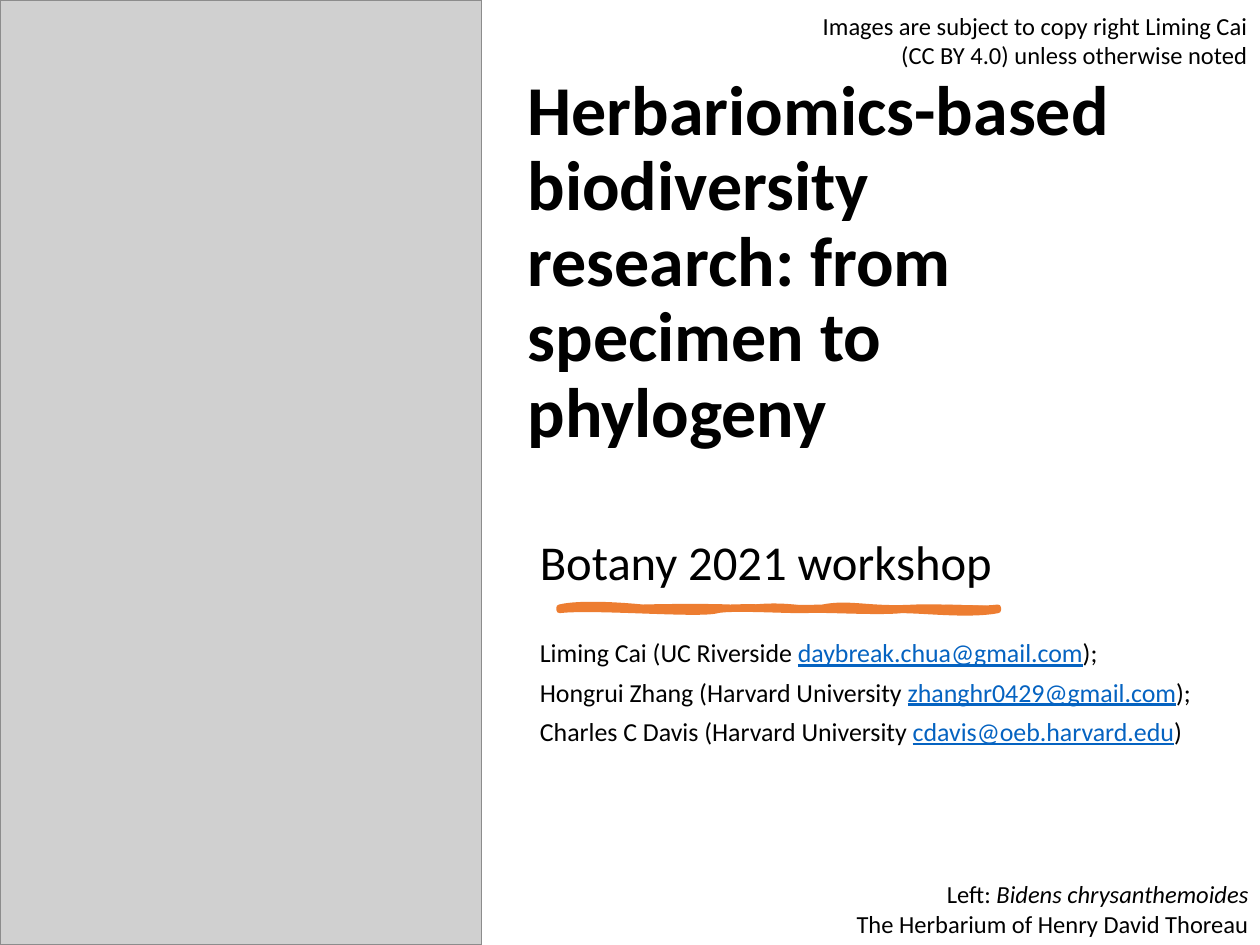
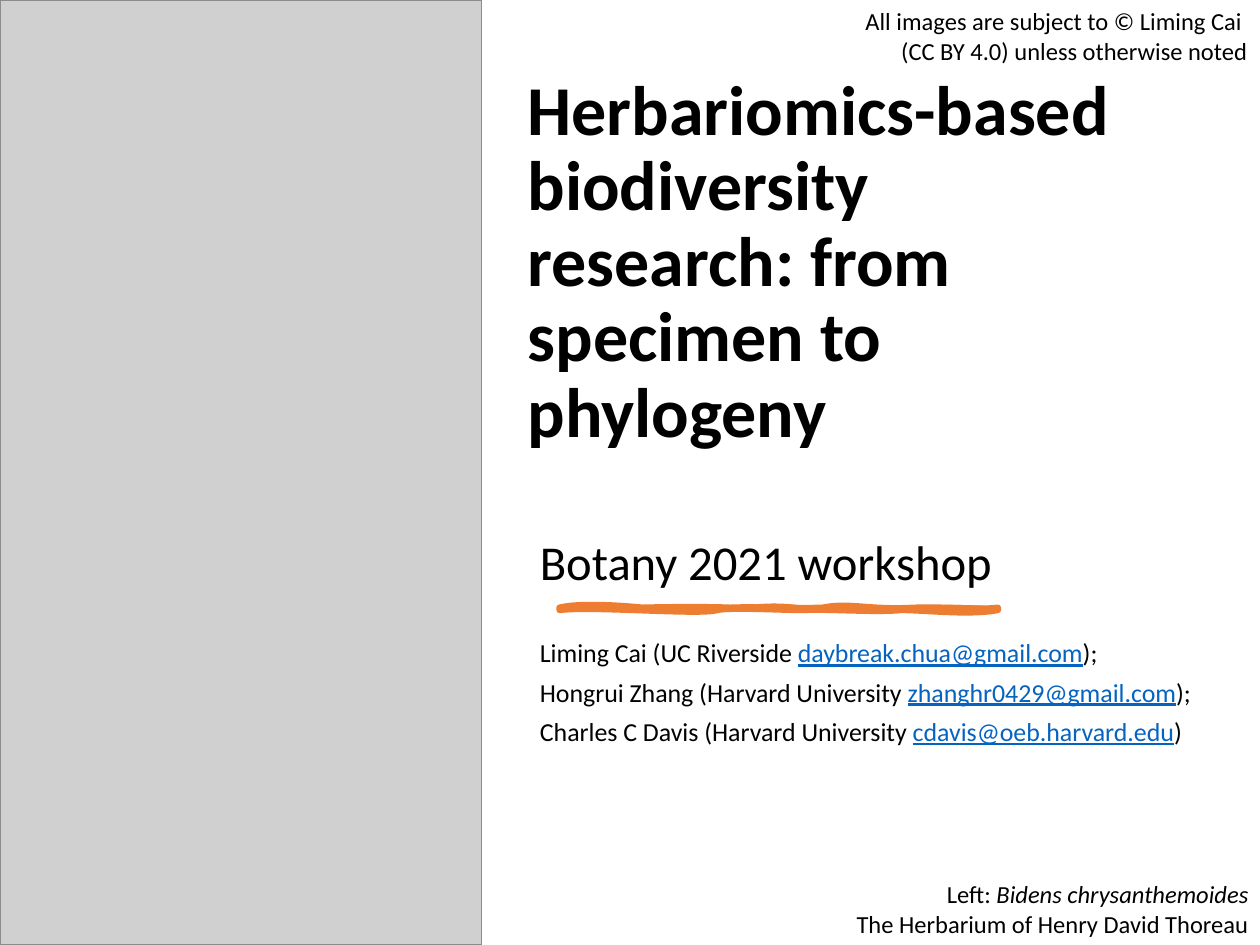
Before and after one commit to lmcai/PhyloHerb, a slide deck: slide 1 of botany2021_tutorial/PhyloHerb_botany2021.pptx. Drawn at 1260x945 pixels with LibreOffice and Linux fonts; fonts in the diff are those of the drawing; grey boxes stand for pictures. Boxes give left, top, right and bottom in pixels: in the first picture for what was removed or moved away, otherwise in the second. Text is boxed around its words. In the diff, an @@ line names an element or a change of style, - is before the commit and + after.

```diff
--- a/botany2021_tutorial/PhyloHerb_botany2021.pptx
+++ b/botany2021_tutorial/PhyloHerb_botany2021.pptx
@@ text at <box>865,13,1247,64</box>: text changed @@
-Images are subject to copy right Liming Cai (CC BY 4.0) unless otherwise noted
+All images are subject to © Liming Cai
+(CC BY 4.0) unless otherwise noted
```
Also in this commit, not shown: 2 other slides changed, 8 slides added, 3 slides removed.
